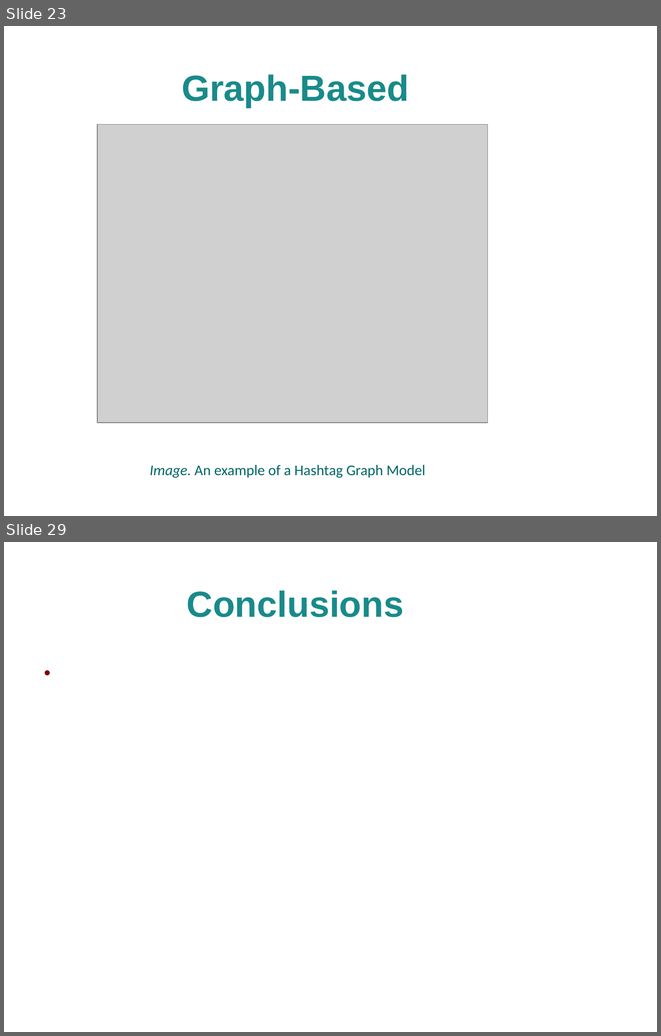
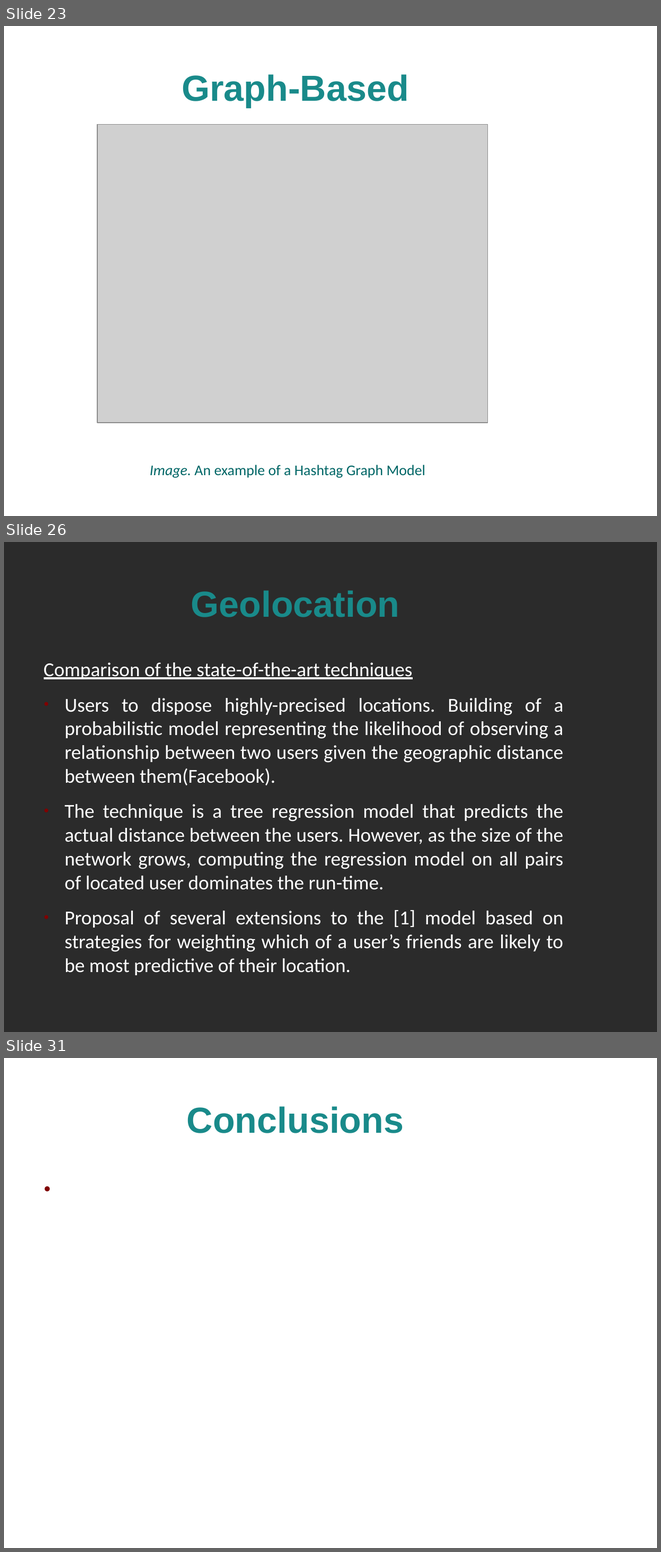
Before and after one commit to alextsil/twitter-topic-detection-and-analysis, a slide deck: parousiasi/presentation.odp. Shown one above the other, each under a label of ours: slides 23 and 29 before the commit, slides 23, 26 and 31 after it; the slides between them are not shown. The pictures are 661x1036 and 661x1552 pixels, drawn with LibreOffice and Linux fonts; fonts in the diff are those of the drawing; grey boxes stand for pictures; background and template pictures are left out; a plain dark background stands for a picture behind light text. Boxes give left, top, right and bottom in pixels: in the first picture for what was removed or moved away, otherwise in the second. Text is boxed around its words. In the diff, an @@ line names an element or a change of style, - is before the commit and + after.

Commit message:
Presentation Geolocation

```diff
--- a/parousiasi/presentation.odp
+++ b/parousiasi/presentation.odp
@@ slide 26 added at [4, 542, 657, 1032], background picture (left out) @@
@@ title added at [191, 590, 399, 617], 44 pt, text #198A8A, bold @@
+Geolocation
@@ text added at [44, 662, 564, 975], 24 pt, text #FFFFFF @@
+Comparison of the state-of-the-art techniques
+● Users to dispose highly-precised locations. Building of a probabilistic model representing the likelihood of observing a relationship between two users given the geographic distance between them(Facebook).
+● The technique is a tree regression model that predicts the actual distance between the users. However, as the size of the network grows, computing the regression model on all pairs of located user dominates the run-time.
+● Proposal of several extensions to the [1] model based on strategies for weighting which of a user’s friends are likely to be most predictive of their location.
@@ what was slide 29 is now slide 31 @@
```
Also in this commit, not shown: 6 other slides added, 5 slides removed.
